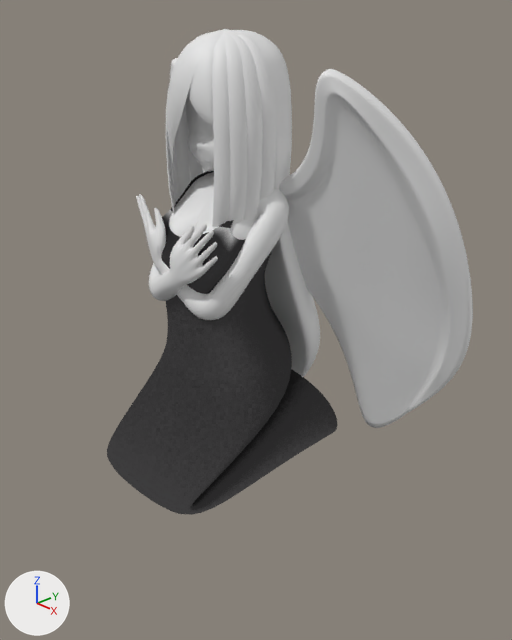
Two versions of the Blender file crystal.blend, one commit apart.
Both versions are drawn from a camera (50 mm lens) standing at (0.927, -0.834, 0.966) and looking at (0.043, -0.005, 0.426). The lights are fixed; the arrows at lower left show +X, +Y and +Z.

Objects in the first picture: 'Wing', 'body.001', 'cloth-inner', 'face', 'hair-back', 'hair-front-src.001', 'hair-side-src.001'.
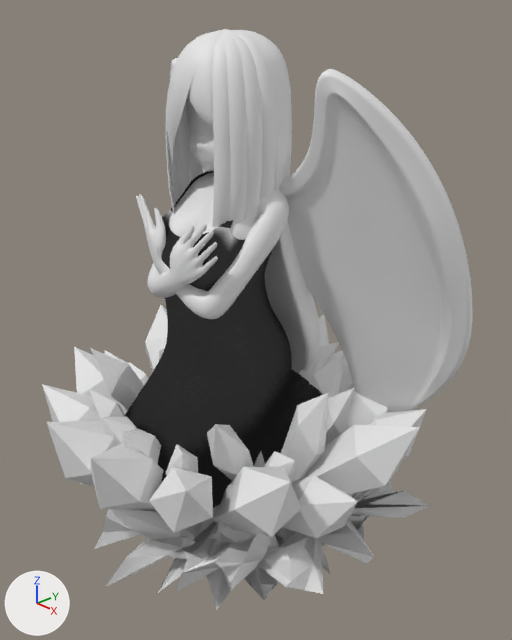
Where the newer file only moved an object's origin or applied its transform, the numbers keep the older frame.

Location of each change, [x1, y1, x2, y2] in pixels of the pictures (512 x 640 px; the box of a moved part takes in the faces that stretch with it):
```json
{"object": "crystal.001", "change": "added", "after": [42, 305, 427, 538]}
{"object": "crystal-stage", "change": "added", "after": [81, 451, 430, 610]}
{"object": "body.001", "change": "reshaped", "before": [136, 172, 289, 320], "after": [136, 172, 289, 319]}
{"part": 1, "of": "me_cube_003", "change": "moved or reshaped", "before": [149, 255, 258, 320], "after": [147, 255, 258, 319]}
```

Edits to the scene script, one JSON object a line:
```json
{"block": "me_cube_003", "where": "me_cube_003.from_pydata(...)  # 2029 vertices, 2072 faces; spans x -0.168..0.168, y -0.345..0.145, z 0.522..1.342"}
{"block": "me_cube_003", "where": "# used by ob_body_001; location = (0.0, 0.0, -0.298); scale = (0.792, 0.792, 0.792)"}
{"block": "me_cube_003", "change": "me_cube_003 part 1: 40 of 2029 vertices moved; they spanned x -0.074..0.127, y -0.218..-0.129, z 0.963..1.049 and now span x -0.095..0.127, y -0.214..-0.14, z 0.974..1.047; mean shift (-0.001, -0.003, 0.004); largest move (0.074, -0.196, 0.975) -> (0.097, -0.201, 0.988)"}
{"op": "add", "block": "me_circle_002", "code": ["me_circle_002 = bpy.data.meshes.new('Circle.002')", "me_circle_002.from_pydata(...)  # 270 vertices, 180 faces; spans x -0.046..0.371, y -0.381..0.337, z 0.066..0.317"]}
{"op": "add", "block": "me_cube_006", "code": ["me_cube_006 = bpy.data.meshes.new('Cube.006')", "me_cube_006.from_pydata(...)  # 642 vertices, 640 faces; spans x -0.272..0.291, y -0.21..0.197, z -0.059..0.101"]}
{"op": "add", "block": "ob_crystal_001", "code": ["ob_crystal_001 = bpy.data.objects.new('crystal.001', me_circle_002)", "ob_crystal_001.location = (0.0, -0.005, -0.006)", "ob_crystal_001.scale = (1.0, 1.0, 1.16)", "_m = ob_crystal_001.modifiers.new('Mirror', 'MIRROR')"]}
{"op": "add", "block": "ob_crystal_stage", "code": ["ob_crystal_stage = bpy.data.objects.new('crystal-stage', me_cube_006)", "ob_crystal_stage.location = (0.0, -0.014, 0.081)", "ob_crystal_stage.scale = (1.32, 1.84, 1.45)"]}
```
